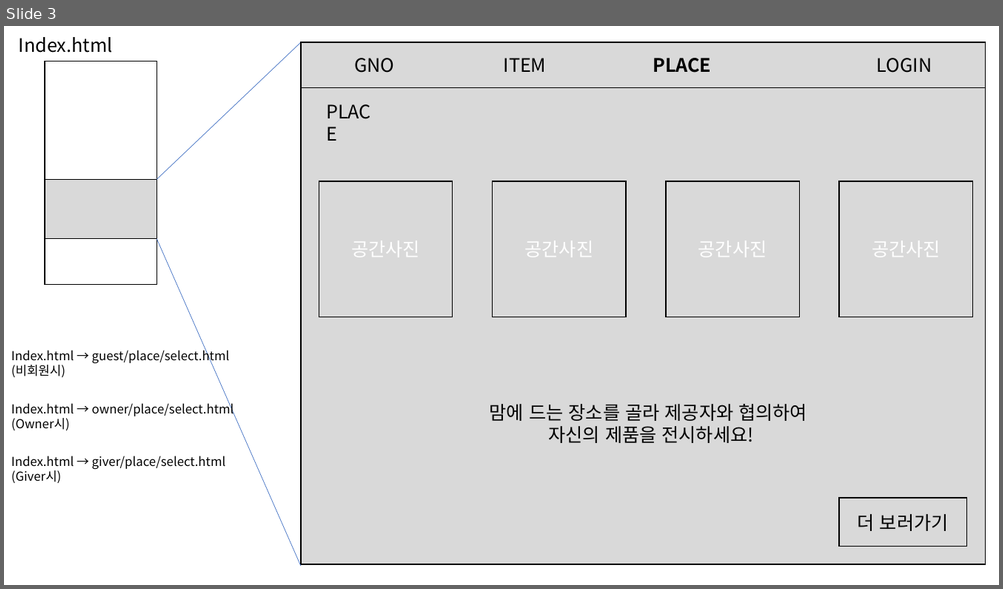
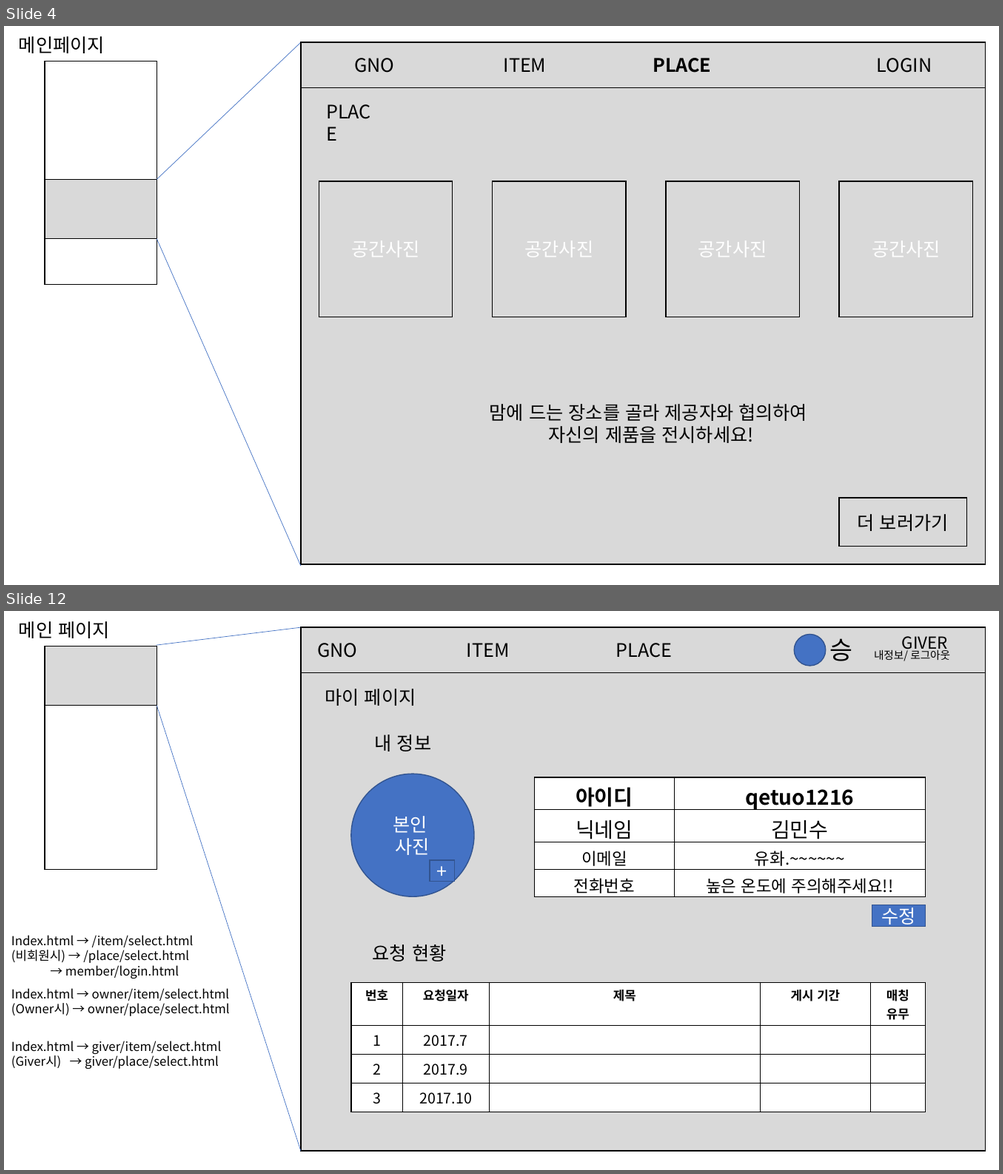
Before and after one commit to bigwin26/spring, a slide deck: GNO/3조 메인페이지 디자인.pptx. Shown one above the other, each under a label of ours: slide 3 before the commit, slides 4 and 12 after it; the slides between them are not shown. The pictures are 1003x589 and 1003x1174 pixels, drawn with LibreOffice and Linux fonts; fonts in the diff are those of the drawing. Boxes give left, top, right and bottom in pixels: in the first picture for what was removed or moved away, otherwise in the second. Text is boxed around its words. In the diff, an @@ line names an element or a change of style, - is before the commit and + after.

Commit message:
ppt 수정

```diff
--- a/GNO/3조 메인페이지 디자인.pptx
+++ b/GNO/3조 메인페이지 디자인.pptx
@@ slide 12 added at [4,611,999,1170], background #FFFFFF @@
@@ text added at [19,621,110,638], 18 pt, text #000000 @@
+메인 페이지
@@ line added from (156, 645) to (301, 627), #4472C4 0.5 pt @@
@@ rectangle added at [301,627,985,1151], fill #D9D9D9, outline #000000 1 pt, 18 pt, text #FFFFFF @@
+.
@@ rectangle added at [301,627,985,673], fill #D9D9D9, outline #000000 1 pt, 18 pt, text #000000 @@
+GNO ITEM PLACE
@@ rectangle added at [45,646,157,870], fill #FFFFFF, outline #000000 1 pt @@
@@ rectangle added at [45,646,157,706], fill #D9D9D9, outline #000000 1 pt @@
@@ ellipse added at [794,634,825,666], fill #4472C4, outline #325491 1 pt @@
@@ text added at [830,638,950,661], 10.5 pt, text #000000 @@
+승 내정보/ 로그아웃
@@ text added at [902,636,948,652], 16 pt, text #000000 @@
+GIVER
@@ text added at [324,689,416,706], 18 pt, text #000000 @@
+마이 페이지
@@ line added from (157, 706) to (301, 1151), #4472C4 0.5 pt @@
@@ text added at [375,735,431,752], 18 pt, text #000000 @@
+내 정보
@@ ellipse added at [351,774,474,897], fill #4472C4, outline #325491 1 pt, 18 pt, text #FFFFFF @@
+본인
+사진
@@ table added at [535,777,925,897], 4 rows, 2 columns @@
+아이디 | qetuo1216
+닉네임 | 김민수
+이메일 | 유화.~~~~~~
+전화번호 | 높은 온도에 주의해주세요!!
@@ rectangle added at [430,860,454,882], fill #4472C4, outline #325491 1 pt, 18 pt, text #FFFFFF @@
++
@@ rectangle added at [872,905,925,926], fill #4472C4, outline #325491 1 pt, 18 pt, text #FFFFFF @@
+수정
@@ text added at [11,935,193,980], 12 pt, text #000000 @@
+Index.html → /item/select.html
+(비회원시) → /place/select.html
+→ member/login.html
@@ text added at [373,945,446,962], 18 pt, text #000000 @@
+요청 현황
@@ table added at [351,982,925,1112], 4 rows, 5 columns @@
+번호 | 요청일자 | 제목 | 게시 기간 | 매칭 / 유무
+1 | 2017.7 |  |  | 
+2 | 2017.9 |  |  | 
+3 | 2017.10 |  |  | 
@@ text added at [11,988,230,1017], 12 pt, text #000000 @@
+Index.html → owner/item/select.html
+(Owner시) → owner/place/select.html
@@ text added at [11,1041,222,1070], 12 pt, text #000000 @@
+Index.html → giver/item/select.html
+(Giver시) → giver/place/select.html
@@ what was slide 3 is now slide 4 @@
@@ slide 4 changed as well @@
@@ text at [19,36,105,53]: text changed @@
-Index.html
+메인페이지
@@ text removed at [11,348,230,378] @@
-Index.html → guest/place/select.html
-(비회원시)
@@ text removed at [11,401,234,431] @@
-Index.html → owner/place/select.html
-(Owner시)
@@ text removed at [11,456,226,483] @@
-Index.html → giver/place/select.html
-(Giver시)
```
Also in this commit, not shown: 2 other slides changed, 16 other slides added, 1 other file.
